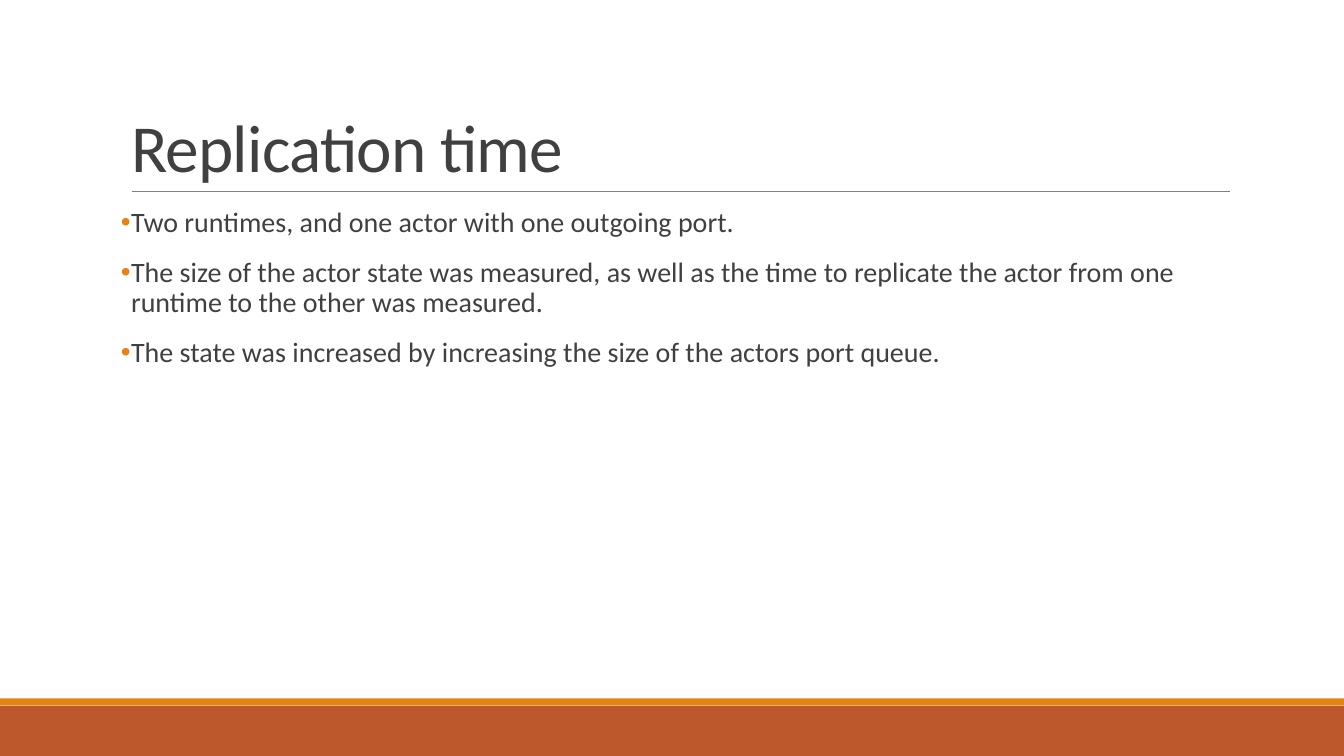
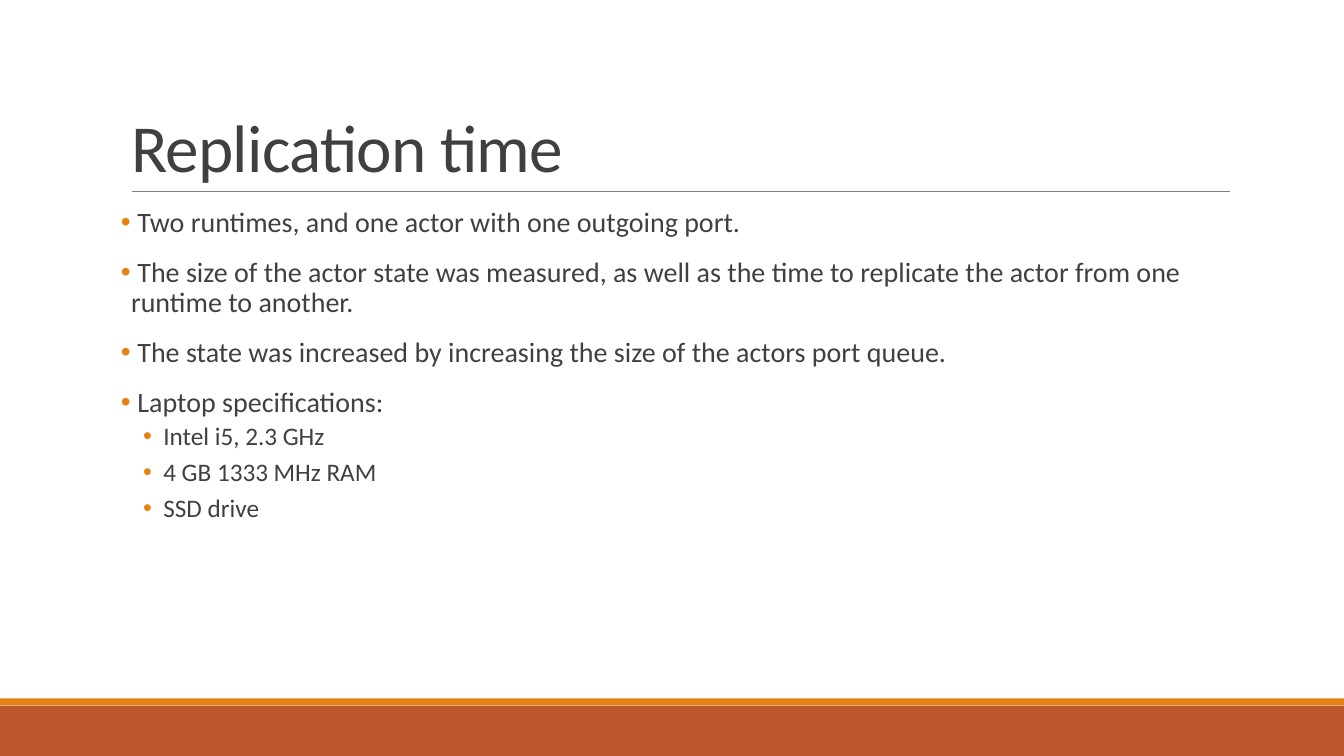
Before and after one commit to PStahl/master_thesis, a slide deck: slide 51 of presentation/presentation.pptx. Drawn at 1344x756 pixels with LibreOffice and Linux fonts; fonts in the diff are those of the drawing. Boxes give left, top, right and bottom in pixels: in the first picture for what was removed or moved away, otherwise in the second. Text is boxed around its words. In the diff, an @@ line names an element or a change of style, - is before the commit and + after.

```diff
--- a/presentation/presentation.pptx
+++ b/presentation/presentation.pptx
@@ text at box(131, 262, 1179, 312): text changed @@
-• The size of the actor state was measured, as well as the time to replicate the actor from one runtime to the other was measured.
+• The size of the actor state was measured, as well as the time to replicate the actor from one runtime to another.
@@ text at box(137, 392, 383, 517): paragraphs added @@
+• Laptop specifications:
+  • Intel i5, 2.3 GHz
+  • 4 GB 1333 MHz RAM
+  • SSD drive
```
Also in this commit, not shown: 9 other slides changed.
